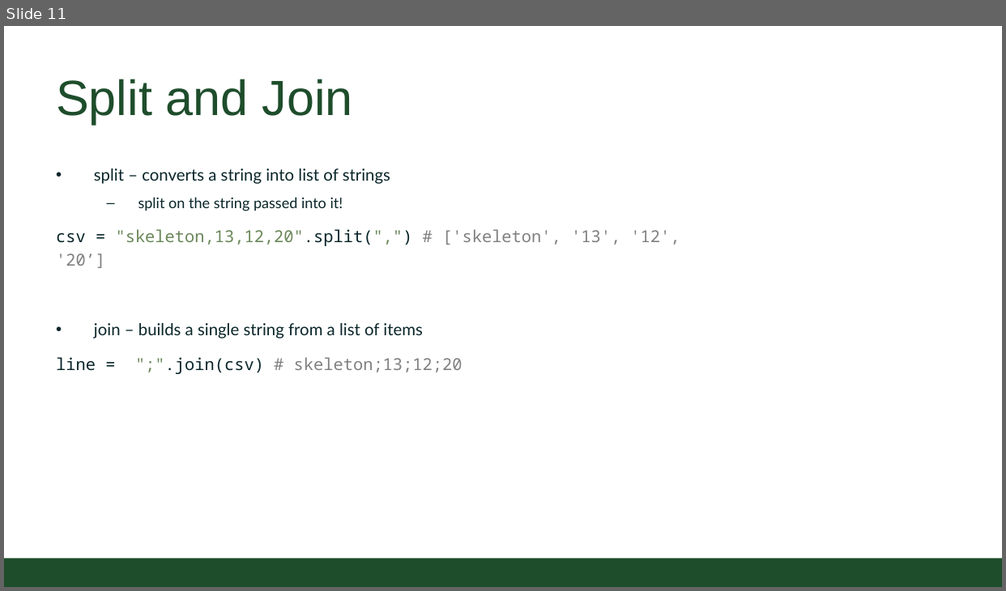
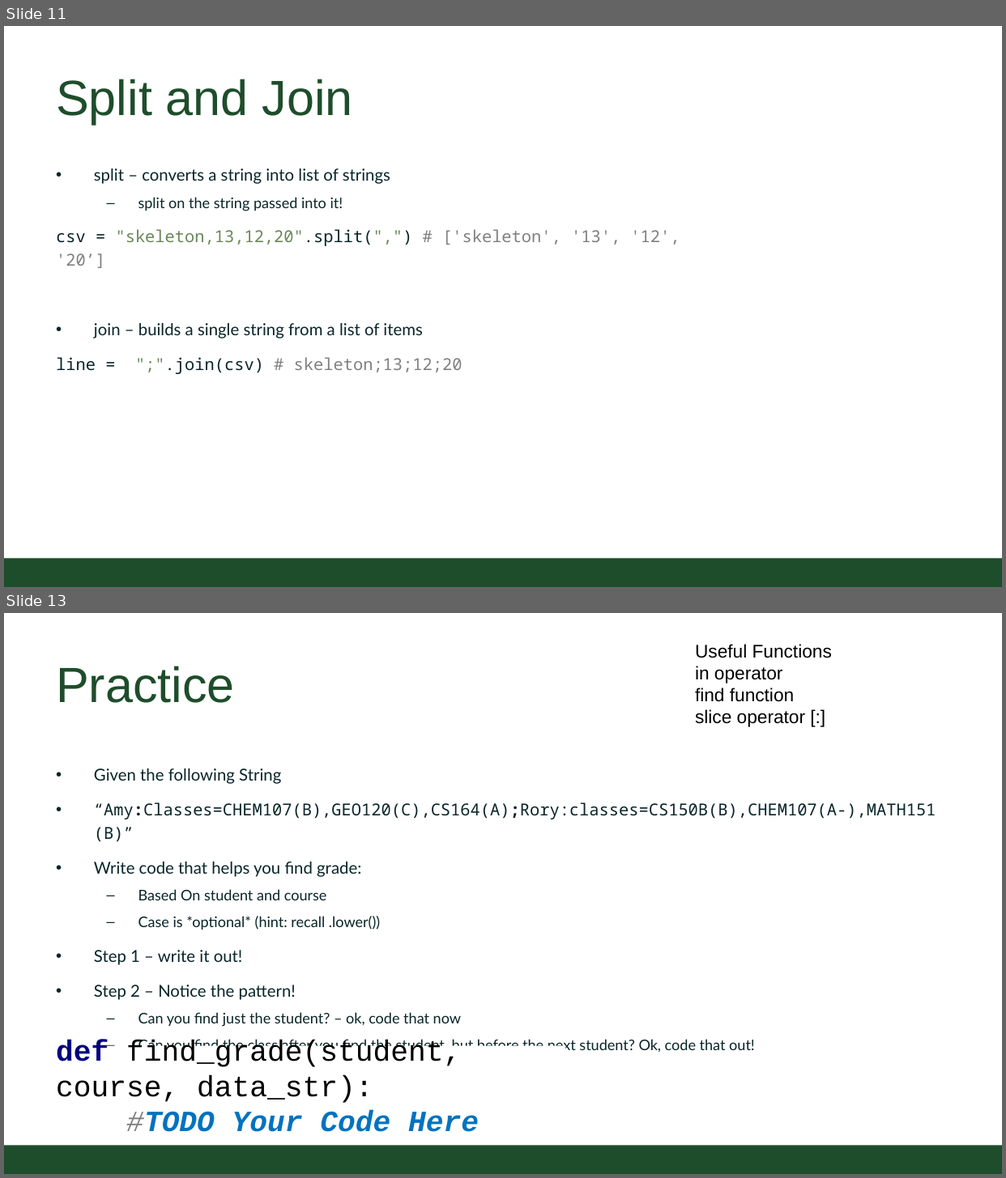
Before and after one commit to CSU-CS150B/handouts, a slide deck: Slides/On-Campus/07_01_DesignContinuedStringsLife.pptx. Shown one above the other, each under a label of ours: slide 11 before the commit, slides 11 and 13 after it; the slides between them are not shown. The pictures are 1006x591 and 1006x1178 pixels, drawn with LibreOffice and Linux fonts; fonts in the diff are those of the drawing; background and template pictures are left out. Boxes give left, top, right and bottom in pixels: in the first picture for what was removed or moved away, otherwise in the second. Text is boxed around its words. In the diff, an @@ line names an element or a change of style, - is before the commit and + after.

```diff
--- a/Slides/On-Campus/07_01_DesignContinuedStringsLife.pptx
+++ b/Slides/On-Campus/07_01_DesignContinuedStringsLife.pptx
@@ slide 13 added at (x1=4, y1=613, x2=1002, y2=1174), background #FFFFFF; not listed: 1 template element that a slide beside it also shows @@
@@ text added at (x1=695, y1=644, x2=832, y2=727), 20 pt, text #000000 @@
+Useful Functions
+in operator
+find function
+slice operator [:]
@@ title added at (x1=56, y1=666, x2=235, y2=703), 54 pt, text #1E4D2B @@
+Practice
@@ text added at (x1=94, y1=769, x2=936, y2=1054), 18 pt, text #092529 @@
+• Given the following String
+• “Amy:Classes=CHEM107(B),GEO120(C),CS164(A);Rory:classes=CS150B(B),CHEM107(A-),MATH151(B)”
+• Write code that helps you find grade:
+  – Based On student and course
+  – Case is *optional* (hint: recall .lower())
+• Step 1 – write it out!
+• Step 2 – Notice the pattern!
+  – Can you find just the student? – ok, code that now
+  – Can you find the class after you find the student, but before the next student? Ok, code that out!
@@ rectangle added at (x1=49, y1=1046, x2=566, y2=1124), fill #FFFFFF, 32 pt, text #000000 @@
+def find_grade(student, course, data_str):
+#TODO Your Code Here
```
Also in this commit, not shown: 2 slides changed, 1 other slide added.
